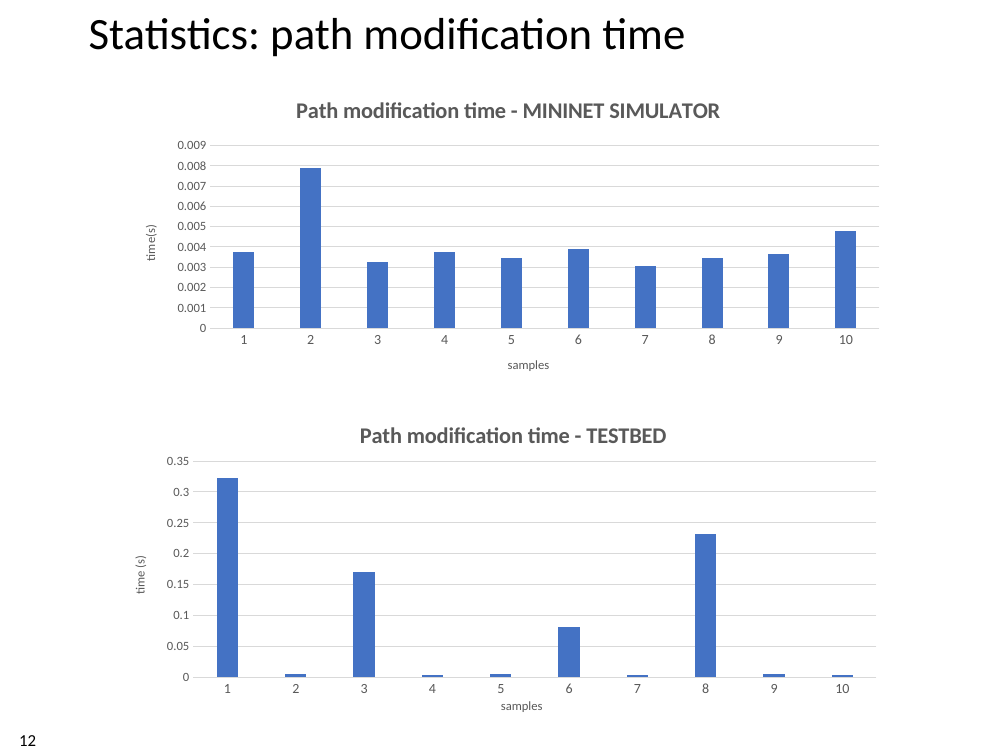
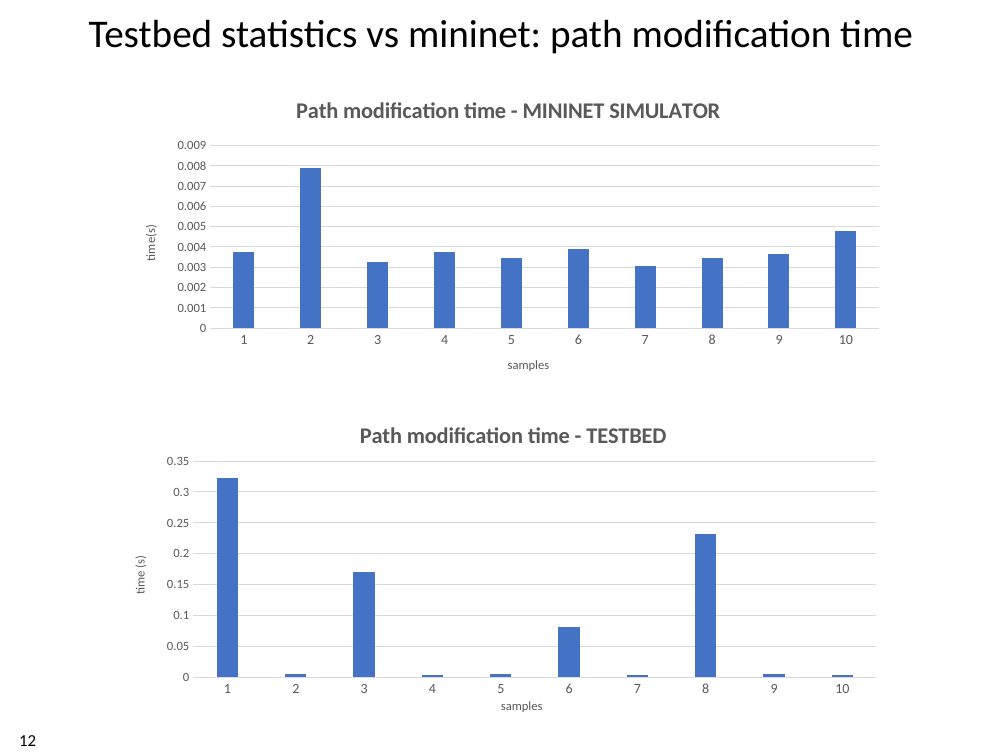
Before and after one commit to xdl907/switching-and-routing-project, a slide deck: slide 12 of template_project_exam__1_.pptx. Drawn at 1008x756 pixels with LibreOffice and Linux fonts; fonts in the diff are those of the drawing; background and template pictures are left out. Boxes give left, top, right and bottom in pixels: in the first picture for what was removed or moved away, otherwise in the second. Text is boxed around its words. In the diff, an @@ line names an element or a change of style, - is before the commit and + after.

```diff
--- a/template_project_exam__1_.pptx
+++ b/template_project_exam__1_.pptx
@@ title at [89,19,913,54]: text changed; size 32 to 28 pt @@
-Statistics: path modification time
+Testbed statistics vs mininet: path modification time
```
Also in this commit, not shown: 6 other slides changed.
